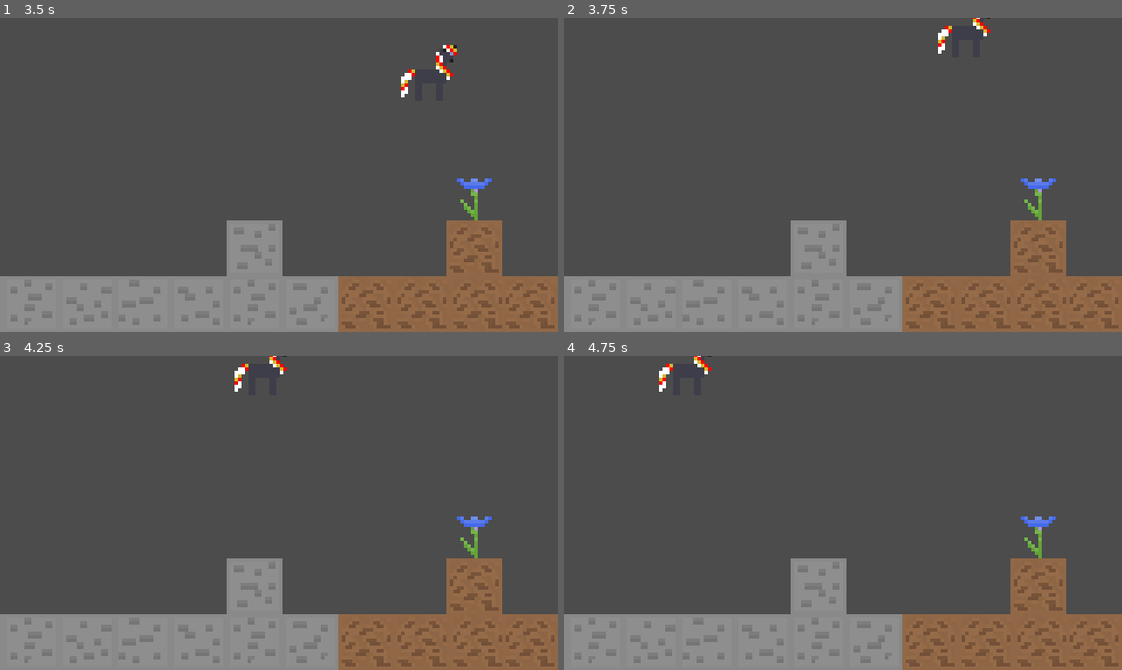
Above: before the commit, frames 1-4 (two rows, left to right).
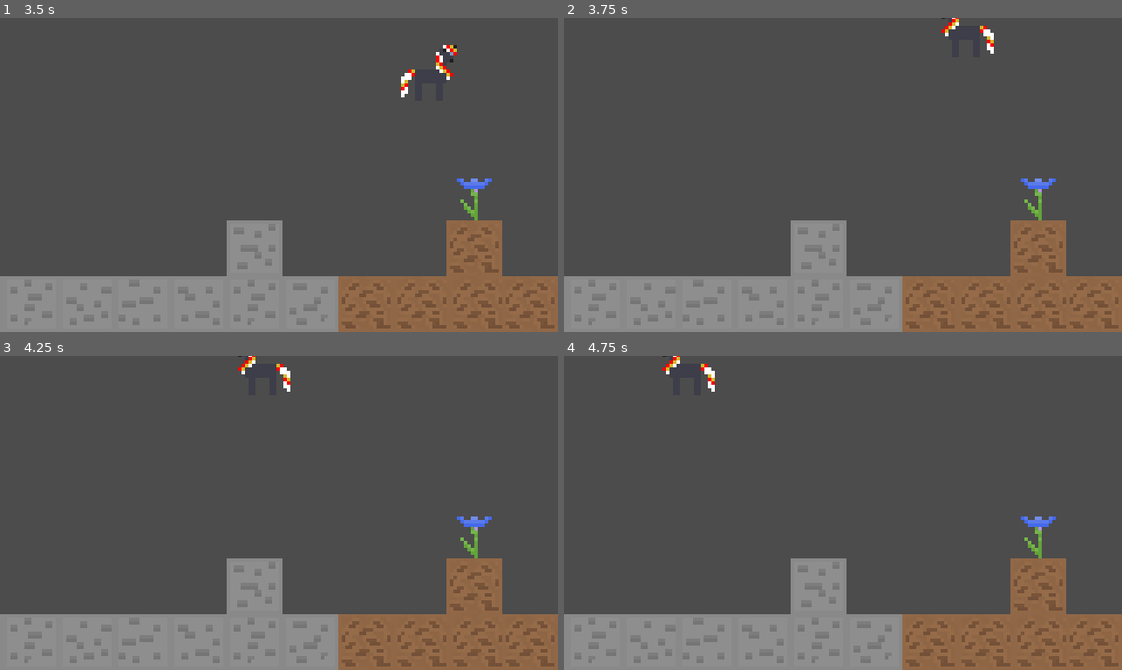
Above: after the commit, the same moments.

Repository: SilkRose/Roll-Pony-Game
Game: Godot game, scene res://World.tscn
The game is run twice, just before and just after one commit, with the same random seed, the same clock (stepped at 60 frames per second) and the same inputs.
Inputs:
- Up to frame 1 (3.5 s): tap Enter at 0.5 s; hold Right (ui_right) 0.53-1.28 s; hold Down (ui_down) 1.28-2.03 s; hold Right (ui_right) 2.03-2.78 s; tap Space at 2.75 s; hold Up (ui_up) from 2.78 s (still down)
- Up to frame 2 (3.75 s): release Up (ui_up) at 3.53 s; hold Left (ui_left) from 3.53 s (still down)
- Up to frame 3 (4.25 s): keep holding Left (ui_left)
- Up to frame 4 (4.75 s): keep holding Left (ui_left)

Frame 1 is identical in both runs. In frame 2, 0.3% of the frame differs, in the area x 67-78%, y 0-12%; in frame 3, 0.3%; in frame 4, 0.3%.

Commit message:
Make player sprite change direction with movement

Diff:
--- a/Player.gd
+++ b/Player.gd
@@ -4,12 +4,19 @@
 const MAX_SPEED = 80
 const FRICTION = 500
 var velocity = Vector2.ZERO
+onready var sprite = $Player
 
 func _physics_process(delta):
 	var input_vector = Vector2.ZERO
 	input_vector.x = Input.get_action_strength("ui_right") - Input.get_action_strength("ui_left")
 	input_vector.y = Input.get_action_strength("ui_down") - Input.get_action_strength("ui_up")
 	input_vector = input_vector.normalized()
+	var direction = sign(Input.get_action_strength("ui_right") - Input.get_action_strength("ui_left"))
+
+	if direction > 0:
+		sprite.flip_h = false
+	elif direction < 0:
+		sprite.flip_h = true
 
 	if input_vector != Vector2.ZERO:
 		velocity = velocity.move_toward(input_vector * MAX_SPEED, ACCELERATION * delta)
